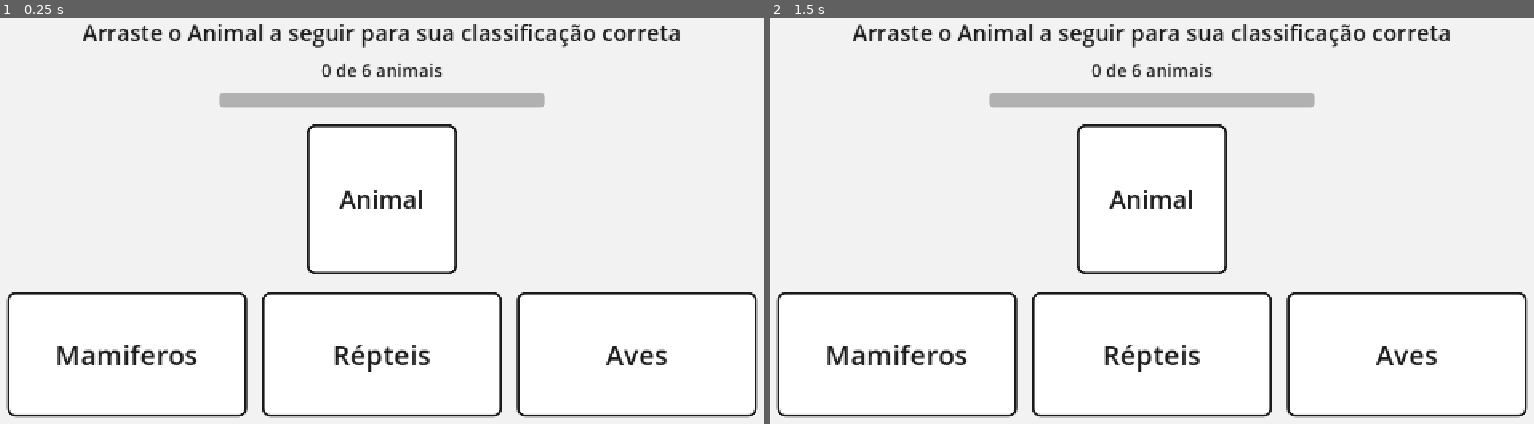
Above: before the commit, frames 1-2 (left to right).
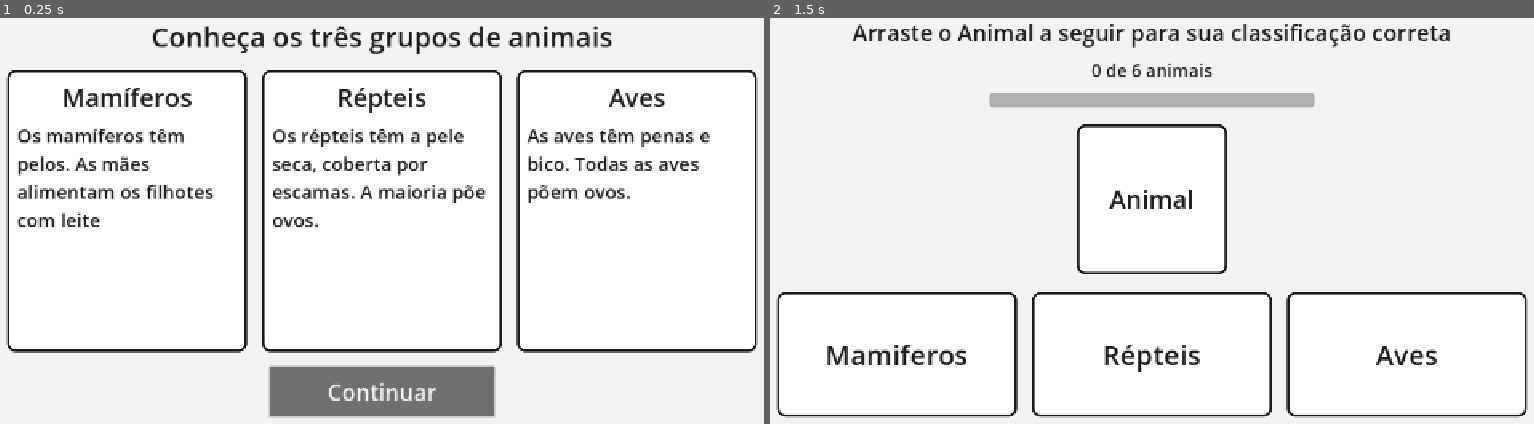
Above: after the commit, the same moments.

Repository: ElTonio313/ProjetoEngSoftUTFPR2026
Game: Godot game, scene res://scenes/phase2/Phase2.tscn
Two runs of this game, one before a commit and one after it. Both use one fixed random seed, a clock stepped at 60 frames per second and the inputs below. This scene is started directly instead of the project's main scene.
Inputs (mouse positions are in pixels of both pictures, inside the frame that each line leads up to):
- Up to frame 1 (0.25 s): no input
- Up to frame 2 (1.5 s): click (1152, 391) at 0.5 s, where only the run after the commit has a clickable "Continuar"; tap Enter at 1.25 s

The runs differ from the first frame. In frame 1, 18% of the frame differs, in the area x 0-100%, y 1-99%; in frame 2, nothing differs.

Commit message:
Fase 2: introdução educativa com botão para continuar

Diff:
--- a/scenes/phase2/Phase2.tscn
+++ b/scenes/phase2/Phase2.tscn
@@ -1,4 +1,6 @@
 [gd_scene format=3 uid="uid://rw2y4d77tkay"]
+
+[ext_resource type="Script" uid="uid://clnjkcdu6qew1" path="res://scenes/phase2/phase_2.gd" id="1_rqy07"]
 
 [sub_resource type="StyleBoxFlat" id="StyleBoxFlat_7n77a"]
 bg_color = Color(0.101960786, 0.5019608, 0.2, 1)
@@ -31,6 +33,22 @@
 corner_radius_bottom_right = 12
 corner_radius_bottom_left = 12
 
+[sub_resource type="StyleBoxFlat" id="StyleBoxFlat_78bhq"]
+content_margin_left = 16.0
+content_margin_top = 16.0
+content_margin_right = 16.0
+content_margin_bottom = 16.0
+bg_color = Color(1, 1, 1, 1)
+border_width_left = 4
+border_width_top = 4
+border_width_right = 4
+border_width_bottom = 4
+border_color = Color(0.101960786, 0.101960786, 0.101960786, 1)
+corner_radius_top_left = 12
+corner_radius_top_right = 12
+corner_radius_bottom_right = 12
+corner_radius_bottom_left = 12
+
 [node name="Phase2" type="Control" unique_id=106227011]
 layout_mode = 3
 anchors_preset = 15
@@ -38,6 +56,7 @@
 anchor_bottom = 1.0
 grow_horizontal = 2
 grow_vertical = 2
+script = ExtResource("1_rqy07")
 
 [node name="Background" type="ColorRect" parent="." unique_id=971501191]
 layout_mode = 1
@@ -145,3 +164,121 @@
 theme_override_font_sizes/font_size = 44
 text = "Aves"
 horizontal_alignment = 1
+
+[node name="IntroPanel" type="ColorRect" parent="." unique_id=888097193]
+unique_name_in_owner = true
+layout_mode = 1
+anchors_preset = 15
+anchor_right = 1.0
+anchor_bottom = 1.0
+grow_horizontal = 2
+grow_vertical = 2
+color = Color(0.9490196, 0.9490196, 0.9490196, 1)
+
+[node name="IntroMargin" type="MarginContainer" parent="IntroPanel" unique_id=1235761310]
+layout_mode = 1
+anchors_preset = 15
+anchor_right = 1.0
+anchor_bottom = 1.0
+grow_horizontal = 2
+grow_vertical = 2
+theme_override_constants/margin_left = 40
+theme_override_constants/margin_top = 40
+theme_override_constants/margin_right = 40
+theme_override_constants/margin_bottom = 40
+
+[node name="IntroColumn" type="VBoxContainer" parent="IntroPanel/IntroMargin" unique_id=442734826]
+layout_mode = 2
+theme_override_constants/separation = 24
+
+[node name="IntroLabel" type="Label" parent="IntroPanel/IntroMargin/IntroColumn" unique_id=430173420]
+layout_mode = 2
+theme_override_colors/font_color = Color(0.101960786, 0.101960786, 0.101960786, 1)
+theme_override_font_sizes/font_size = 44
+text = "Conheça os três grupos de animais"
+horizontal_alignment = 1
+autowrap_mode = 3
+
+[node name="GroupsRow" type="HBoxContainer" parent="IntroPanel/IntroMargin/IntroColumn" unique_id=788096671]
+layout_mode = 2
+size_flags_vertical = 3
+theme_override_constants/separation = 24
+
+[node name="MammalsCard" type="PanelContainer" parent="IntroPanel/IntroMargin/IntroColumn/GroupsRow" unique_id=7130953]
+layout_mode = 2
+size_flags_horizontal = 3
+theme_override_styles/panel = SubResource("StyleBoxFlat_78bhq")
+
+[node name="CardColumn" type="VBoxContainer" parent="IntroPanel/IntroMargin/IntroColumn/GroupsRow/MammalsCard" unique_id=1896222325]
+layout_mode = 2
+theme_override_constants/separation = 12
+
+[node name="CardTitle" type="Label" parent="IntroPanel/IntroMargin/IntroColumn/GroupsRow/MammalsCard/CardColumn" unique_id=1099068649]
+layout_mode = 2
+theme_override_colors/font_color = Color(0.101960786, 0.101960786, 0.101960786, 1)
+theme_override_font_sizes/font_size = 40
+text = "Mamíferos"
+horizontal_alignment = 1
+
+[node name="CardText" type="Label" parent="IntroPanel/IntroMargin/IntroColumn/GroupsRow/MammalsCard/CardColumn" unique_id=1225833912]
+layout_mode = 2
+theme_override_colors/font_color = Color(0.101960786, 0.101960786, 0.101960786, 1)
+theme_override_font_sizes/font_size = 30
+text = "Os mamíferos têm pelos. As mães alimentam os filhotes com leite"
+autowrap_mode = 3
+
+[node name="ReptilesCard" type="PanelContainer" parent="IntroPanel/IntroMargin/IntroColumn/GroupsRow" unique_id=1577852037]
+layout_mode = 2
+size_flags_horizontal = 3
+theme_override_styles/panel = SubResource("StyleBoxFlat_78bhq")
+
+[node name="CardColumn" type="VBoxContainer" parent="IntroPanel/IntroMargin/IntroColumn/GroupsRow/ReptilesCard" unique_id=1413853833]
+layout_mode = 2
+theme_override_constants/separation = 12
+
+[node name="CardTitle" type="Label" parent="IntroPanel/IntroMargin/IntroColumn/GroupsRow/ReptilesCard/CardColumn" unique_id=332361077]
+layout_mode = 2
+theme_override_colors/font_color = Color(0.101960786, 0.101960786, 0.101960786, 1)
+theme_override_font_sizes/font_size = 40
+text = "Répteis"
+horizontal_alignment = 1
+
+[node name="CardText" type="Label" parent="IntroPanel/IntroMargin/IntroColumn/GroupsRow/ReptilesCard/CardColumn" unique_id=26635927]
+layout_mode = 2
+theme_override_colors/font_color = Color(0.101960786, 0.101960786, 0.101960786, 1)
+theme_override_font_sizes/font_size = 30
+text = "Os répteis têm a pele seca, coberta por escamas. A maioria põe ovos."
+autowrap_mode = 3
+
+[node name="BirdsCard" type="PanelContainer" parent="IntroPanel/IntroMargin/IntroColumn/GroupsRow" unique_id=283228039]
+layout_mode = 2
+size_flags_horizontal = 3
+theme_override_styles/panel = SubResource("StyleBoxFlat_78bhq")
+
+[node name="CardColumn" type="VBoxContainer" parent="IntroPanel/IntroMargin/IntroColumn/GroupsRow/BirdsCard" unique_id=1274555988]
+layout_mode = 2
+theme_override_constants/separation = 12
+
+[node name="CardTitle" type="Label" parent="IntroPanel/IntroMargin/IntroColumn/GroupsRow/BirdsCard/CardColumn" unique_id=3458958]
+layout_mode = 2
+theme_override_colors/font_color = Color(0.101960786, 0.101960786, 0.101960786, 1)
+theme_override_font_sizes/font_size = 40
+text = "Aves"
+horizontal_alignment = 1
+
+[node name="CardText" type="Label" parent="IntroPanel/IntroMargin/IntroColumn/GroupsRow/BirdsCard/CardColumn" unique_id=380288551]
+layout_mode = 2
+theme_override_colors/font_color = Color(0.101960786, 0.101960786, 0.101960786, 1)
+theme_override_font_sizes/font_size = 30
+text = "As aves têm penas e bico. Todas as aves põem ovos."
+autowrap_mode = 3
+
+[node name="ContinueButton" type="Button" parent="IntroPanel/IntroMargin/IntroColumn" unique_id=513135561]
+unique_name_in_owner = true
+custom_minimum_size = Vector2(360, 80)
+layout_mode = 2
+size_flags_horizontal = 4
+theme_override_font_sizes/font_size = 36
+text = "Continuar"
+
+[connection signal="pressed" from="IntroPanel/IntroMargin/IntroColumn/ContinueButton" to="." method="_on_continue_button_pressed"]
--- /dev/null
+++ b/scenes/phase2/phase_2.gd
@@ -0,0 +1,14 @@
+extends Control
+
+
+@onready var intro_panel: Control = %IntroPanel
+@onready var continue_button: Button = %ContinueButton
+
+
+func _ready() -> void:
+	intro_panel.show()
+	continue_button.grab_focus()
+
+
+func _on_continue_button_pressed() -> void:
+	intro_panel.hide()
Not shown, added: scenes/phase2/phase_2.gd.uid
